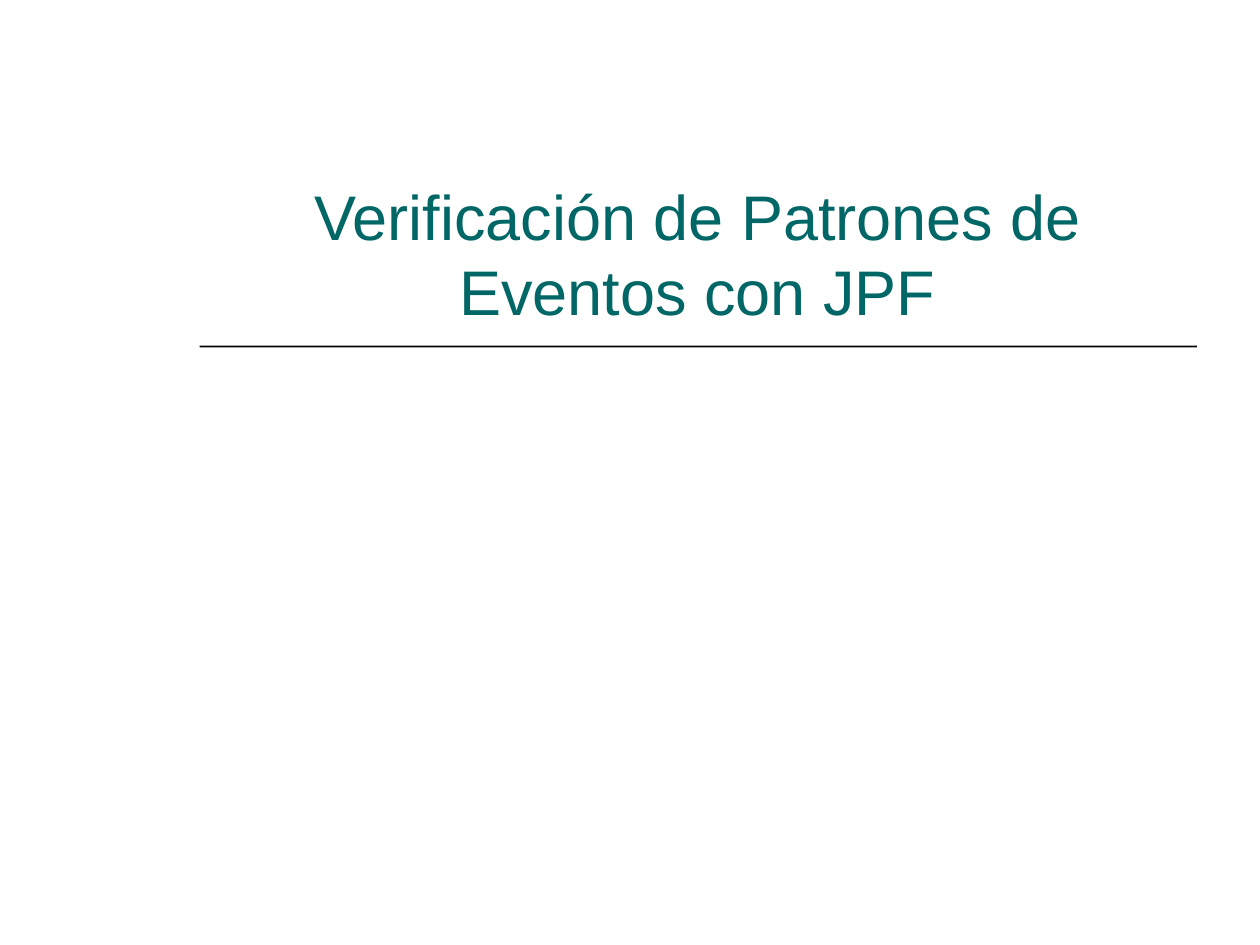
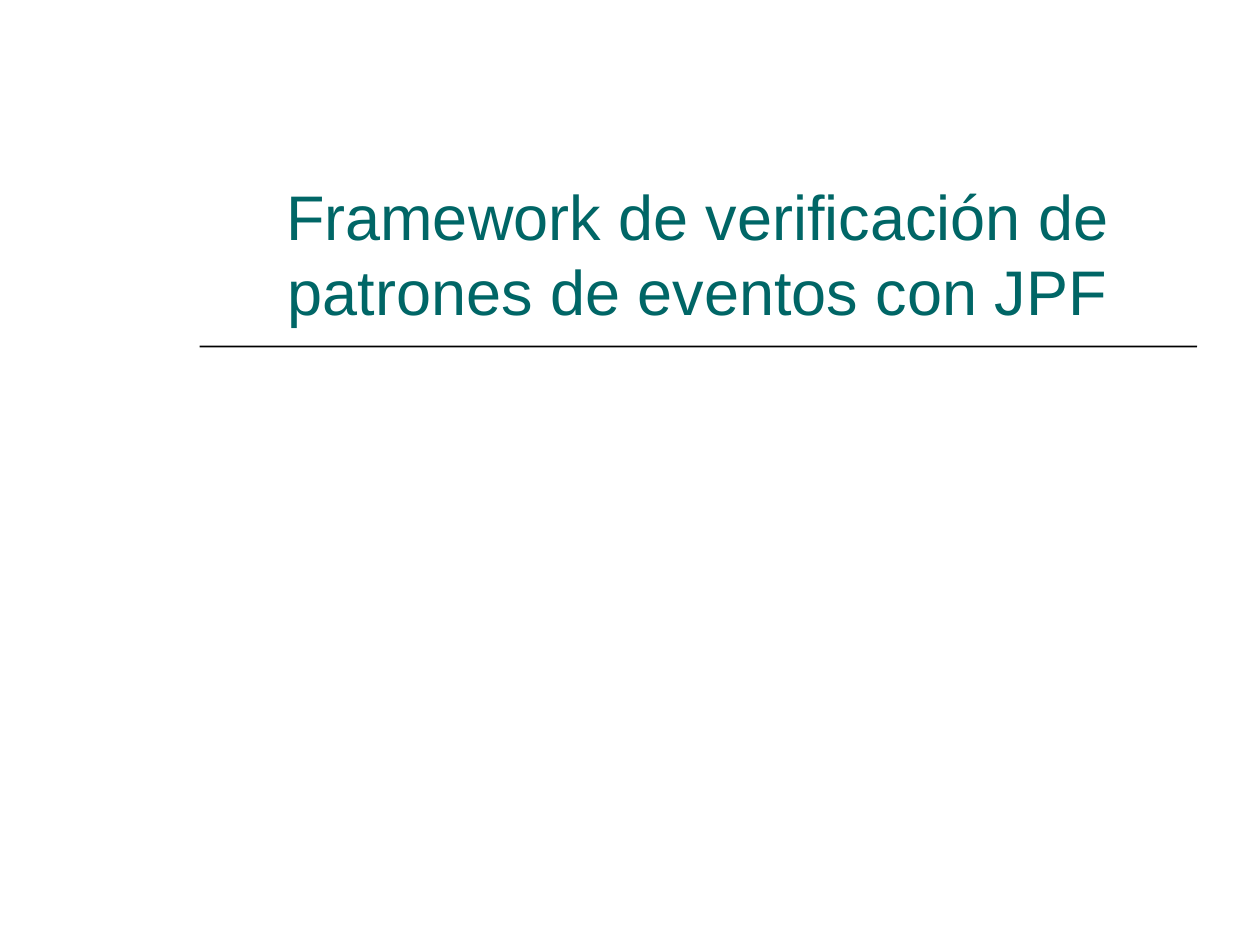
Before and after one commit to hugomelendez/tesis-jpf-2006, a slide deck: slide 22 of tesis-doc/Presentación.ppt. Drawn at 1260x945 pixels with LibreOffice and Linux fonts; fonts in the diff are those of the drawing. Boxes give left, top, right and bottom in pixels: in the first picture for what was removed or moved away, otherwise in the second. Text is boxed around its words. In the diff, an @@ line names an element or a change of style, - is before the commit and + after.

```diff
--- a/tesis-doc/Presentación.ppt
+++ b/tesis-doc/Presentación.ppt
@@ title at box(286, 193, 1108, 327): text changed @@
-Verificación de Patrones de Eventos con JPF
+Framework de verificación de patrones de eventos con JPF
```
Also in this commit, not shown: 12 other slides changed.
